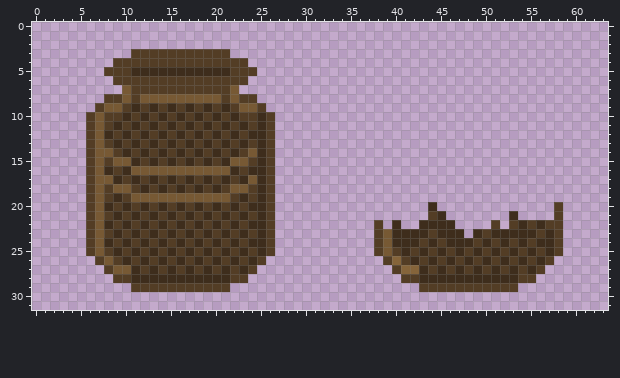
One commit to this pixel-art sprite: res/img/sprites/pot.png. The picture above is the old version.
The file is 64x32 pixels. Colours within 5 levels of each other are drawn and written as one.
Now the later version:
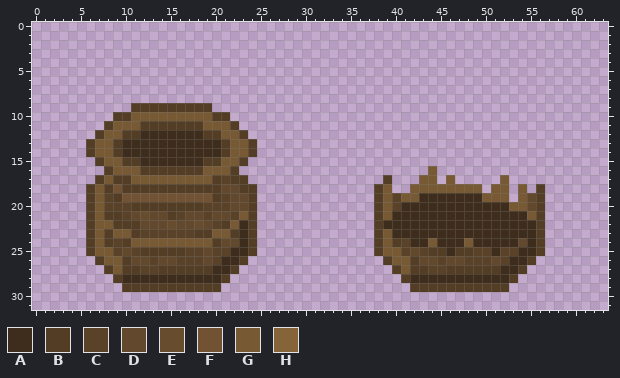
Palette (. is transparent): A #3e2d1c  B #533d25  C #5a4228  D #62482c  E #684c2e  F #715333  G #775934  H #85643a
Change:
Changed rows in their new state; - is an unchanged pixel.
first column x 6:
 3 -----...........-------------------------------------
 4 ---...............-----------------------------------
 5 --.................----------------------------------
 6 ---...............-----------------------------------
 7 ----.............------------------------------------
 8 --.................----------------------------------
 9 -....B-B-B-B-B......---------------------------------
10 ...-BGGGGGGGGGB-.....--------------------------------
11 ..-GGG-B-B-B-GGG-....--------------------------------
12 .BGGB--A-A-A--BGG-...--------------------------------
13 --GBA-A-A-A-A-ABGG-..--------------------------------
14 -----A-A-A-A-A--GGB..--------------------------------
15 .BG-BBA-A-A-AB-G-B...--------------------------------
16 ..BGG-BBBBBBB---B....-----------------G--------------
17 .B-B-GGGGGGGGG-C-B...------------B---GG-G-----G------
18 ---FB-B-B-B-B-BDDB-..-----------BG--GGGGGGGG-GG-G-B--
19 --CBFFFFFFFFFFBCDD-..-----------BGCGGAAAAAAAGGG-GDB--
20 --CCC-B-B-B-BCCCDDB..-----------BGCAAA-AAAAAAAAGGDB-.
21 ---BCDEDDBCDDCDDCG-..-----------BGAAAAA-AAAAAAA-AGB-.
22 --G-B-DDDEDDEDC-GAB..------------A-AA----AAAAAAA-AB..
23 ---GGBCCCCCC-BGG---..-----------------A---A-A------..
24 --BCBGGGGGGGGGBDDAB..-------------BC-AGA--GA-A-ADAB..
25 --GCDC-B-B-CCDCCA--..-------------GCDC-BAB-CC-CCA--..
26 ---GBDDCDDCCCDCA--..--------------GGBDDCDDCCCDCA--..-
27 ----BBCC-B-B-BA--..----------------GBBCC-B-B-BA--..--
28 ----A----------B..------------------A----------B..---
29 ----B----------.--------------------B----------.-----
Boxes around the changes in both pictures, in picture pixels (x1, y1, x2, y2):
changed: (86, 49, 275, 292)
changed: (374, 166, 563, 292)
